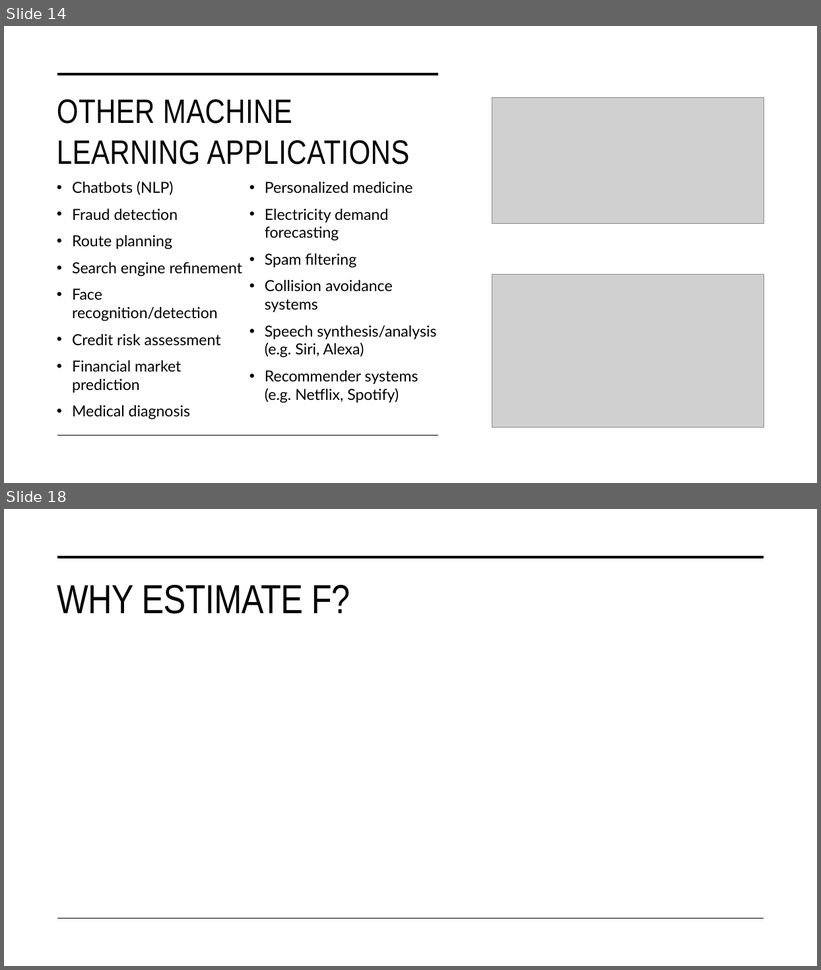
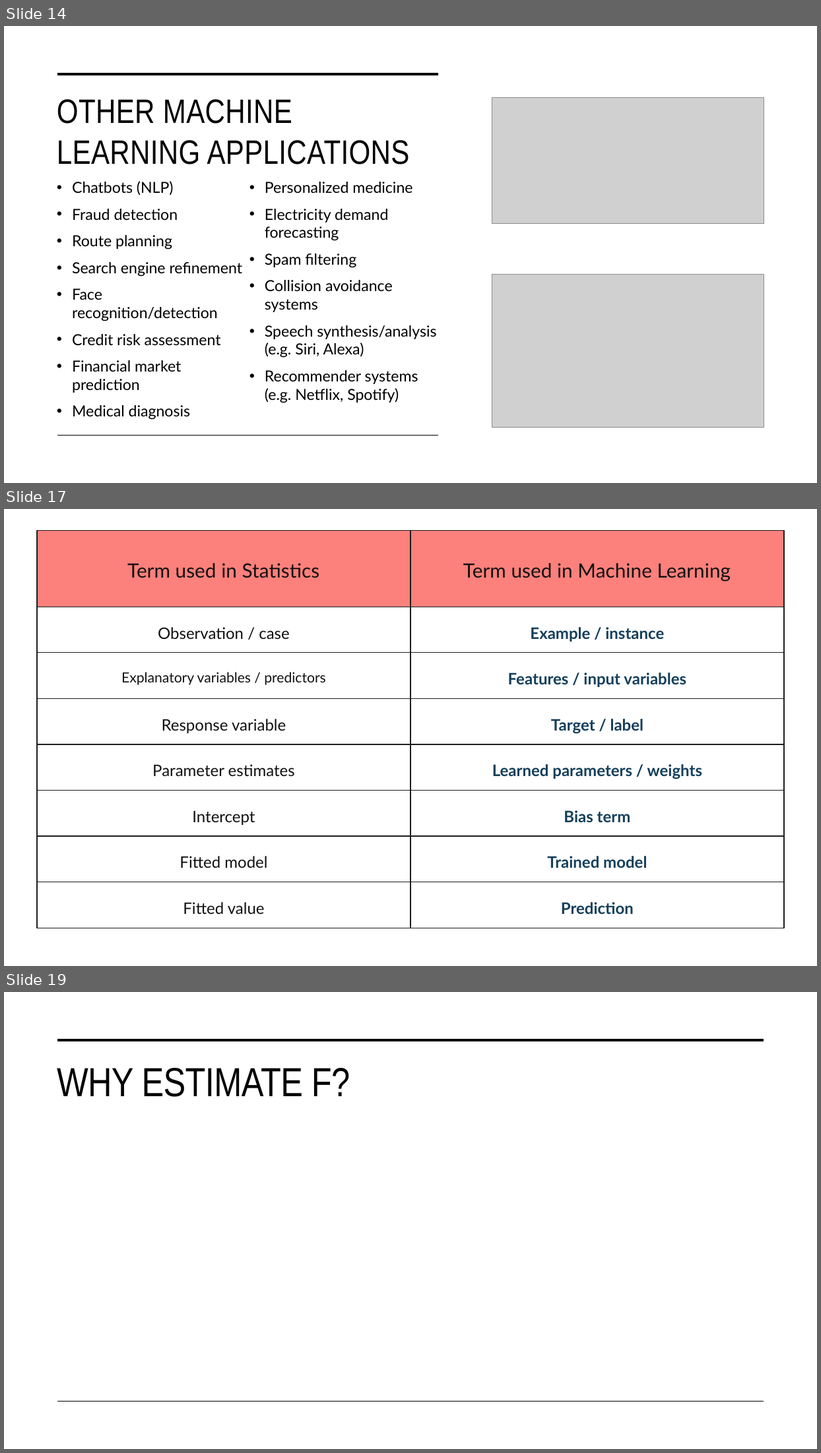
Before and after one commit to STAT-486-Fall-2026/course-content, a slide deck: slides/01-intro-to-ml.pptx. Shown one above the other, each under a label of ours: slides 14 and 18 before the commit, slides 14, 17 and 19 after it; the slides between them are not shown. The pictures are 821x970 and 821x1453 pixels, drawn with LibreOffice and Linux fonts; fonts in the diff are those of the drawing; grey boxes stand for pictures. Boxes give left, top, right and bottom in pixels: in the first picture for what was removed or moved away, otherwise in the second. Text is boxed around its words. In the diff, an @@ line names an element or a change of style, - is before the commit and + after.

Commit message:
chang ols example; consolidate challenges

```diff
--- a/slides/01-intro-to-ml.pptx
+++ b/slides/01-intro-to-ml.pptx
@@ slide 17 added at [4,509,817,966], background #FFFFFF @@
@@ rectangle added at [37,530,411,607], fill #FC807B, outline #1D1D1D 1.01 pt @@
@@ rectangle added at [411,530,784,607], fill #FC807B, outline #1D1D1D 1.01 pt @@
@@ text added at [127,563,320,578], 23.2 pt, text #111111 @@
+Term used in Statistics
@@ text added at [463,563,731,582], 23.2 pt, text #111111 @@
+Term used in Machine Learning
@@ title added at [56,578,233,685], 37 pt, text #000000 @@
+MACHINE LEARNING VOCABULARY
@@ rectangle added at [37,607,411,652], fill #FFFFFF, outline #1D1D1D 1.01 pt @@
@@ rectangle added at [411,607,784,652], fill #FFFFFF, outline #1D1D1D 1.01 pt @@
@@ text added at [158,627,289,640], 18.8 pt, text #111111 @@
+Observation / case
@@ text added at [530,627,664,642], 18.8 pt, text #143F5A, bold @@
+Example / instance
@@ rectangle added at [37,653,411,698], fill #FFFFFF, outline #1D1D1D 1.01 pt @@
@@ rectangle added at [411,653,784,698], fill #FFFFFF, outline #1D1D1D 1.01 pt @@
@@ text added at [121,672,325,685], 16.5 pt, text #111111 @@
+Explanatory variables / predictors
@@ text added at [508,673,686,687], 18.8 pt, text #143F5A, bold @@
+Features / input variables
@@ rectangle added at [37,698,411,745], fill #FFFFFF, outline #1D1D1D 1.01 pt @@
@@ rectangle added at [411,698,784,745], fill #FFFFFF, outline #1D1D1D 1.01 pt @@
@@ text added at [162,719,286,733], 18.8 pt, text #111111 @@
+Response variable
@@ text added at [551,719,644,734], 18.8 pt, text #143F5A, bold @@
+Target / label
@@ rectangle added at [37,745,411,790], fill #FFFFFF, outline #1D1D1D 1.01 pt @@
@@ rectangle added at [411,745,784,790], fill #FFFFFF, outline #1D1D1D 1.01 pt @@
@@ text added at [152,764,295,776], 18.8 pt, text #111111 @@
+Parameter estimates
@@ text added at [492,764,703,780], 18.8 pt, text #143F5A, bold @@
+Learned parameters / weights
@@ rectangle added at [37,791,411,836], fill #FFFFFF, outline #1D1D1D 1.01 pt @@
@@ rectangle added at [411,791,784,836], fill #FFFFFF, outline #1D1D1D 1.01 pt @@
@@ text added at [192,811,255,825], 18.8 pt, text #111111 @@
+Intercept
@@ text added at [564,811,631,823], 18.8 pt, text #143F5A, bold @@
+Bias term
@@ rectangle added at [37,836,411,883], fill #FFFFFF, outline #1D1D1D 1.01 pt @@
@@ rectangle added at [411,836,784,883], fill #FFFFFF, outline #1D1D1D 1.01 pt @@
@@ text added at [180,856,267,868], 18.8 pt, text #111111 @@
+Fitted model
@@ text added at [547,856,647,868], 18.8 pt, text #143F5A, bold @@
+Trained model
@@ rectangle added at [37,883,411,928], fill #FFFFFF, outline #1D1D1D 1.01 pt @@
@@ rectangle added at [411,883,784,928], fill #FFFFFF, outline #1D1D1D 1.01 pt @@
@@ text added at [183,902,265,914], 18.8 pt, text #111111 @@
+Fitted value
@@ text added at [561,902,634,914], 18.8 pt, text #143F5A, bold @@
+Prediction
@@ what was slide 18 is now slide 19 @@
```
Also in this commit, not shown: 9 slides changed, 1 other slide added, 1 other file.
